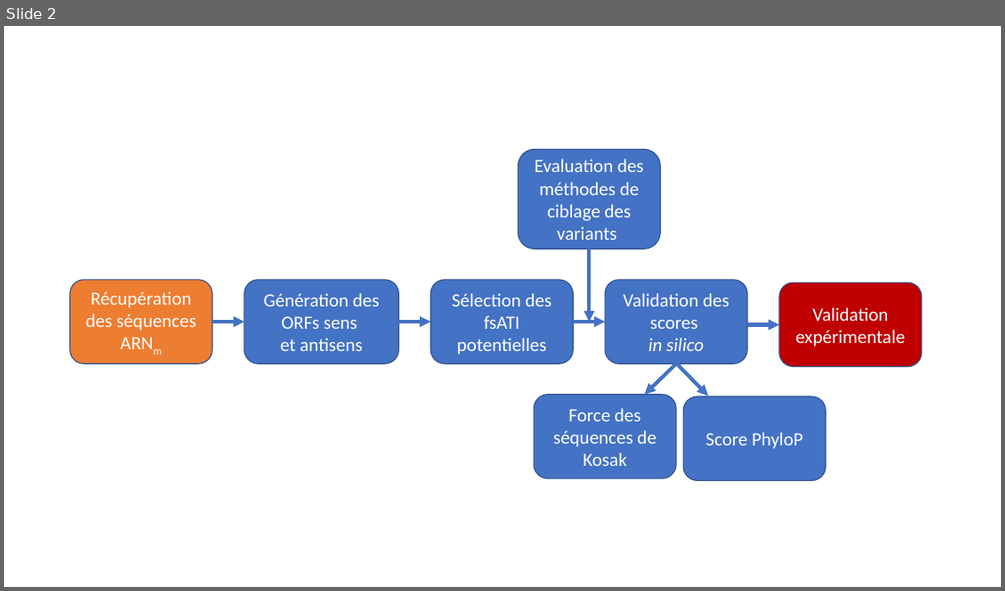
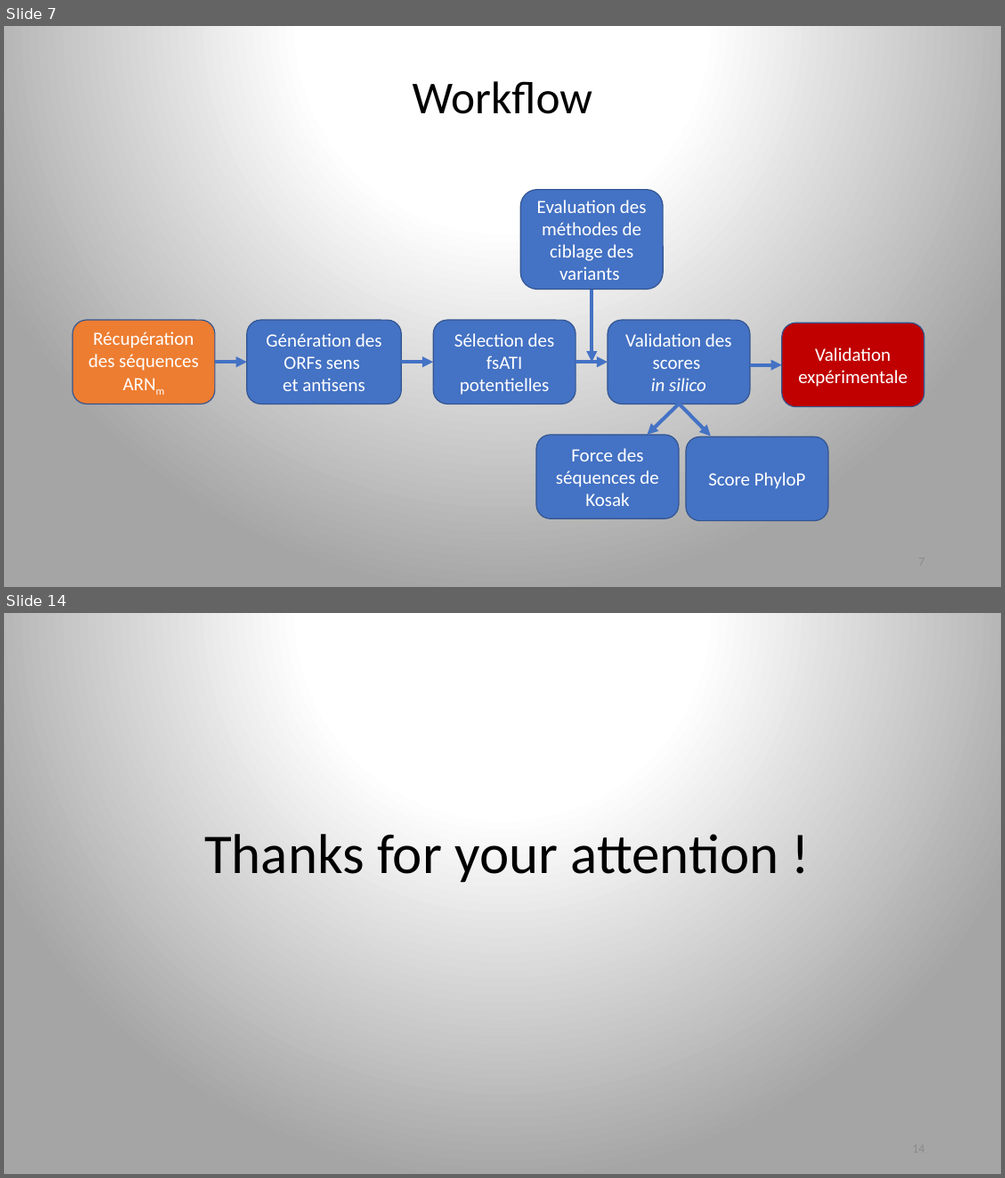
Before and after one commit to ArnaudDroitLab/ProjetLong_201911, a slide deck: Presentation_PL_JGorse.pptx. Shown one above the other, each under a label of ours: slide 2 before the commit, slides 7 and 14 after it; the slides between them are not shown. The pictures are 1005x591 and 1005x1178 pixels, drawn with LibreOffice and Linux fonts; fonts in the diff are those of the drawing. Boxes give left, top, right and bottom in pixels: in the first picture for what was removed or moved away, otherwise in the second. Text is boxed around its words. In the diff, an @@ line names an element or a change of style, - is before the commit and + after.

```diff
--- a/Presentation_PL_JGorse.pptx
+++ b/Presentation_PL_JGorse.pptx
@@ slide 14 added at [4,613,1001,1174], background gradient #FFFFFF to #A5A5A5 @@
@@ title added at [204,834,779,883], 54 pt, text #000000 @@
+Thanks for your attention !
@@ what was slide 2 is now slide 7 @@
@@ slide 7 changed as well @@
@@ background #FFFFFF to gradient #FFFFFF to #A5A5A5 @@
@@ title added at [413,81,592,114], 44 pt, text #000000 @@
+Workflow
@@ 5 arrows, 4 rounded rectangles: place and size @@
-5 arrows, 4 rounded rectangles at [70,150,922,395]
+5 arrows, 4 rounded rectangles at [73,190,923,435]
@@ 4 rounded rectangles, 2 arrows: place and size @@
-4 rounded rectangles, 2 arrows at [399,248,825,480]
+4 rounded rectangles, 2 arrows at [401,289,828,520]
```
Also in this commit, not shown: 12 other slides added, 1 slide removed.
